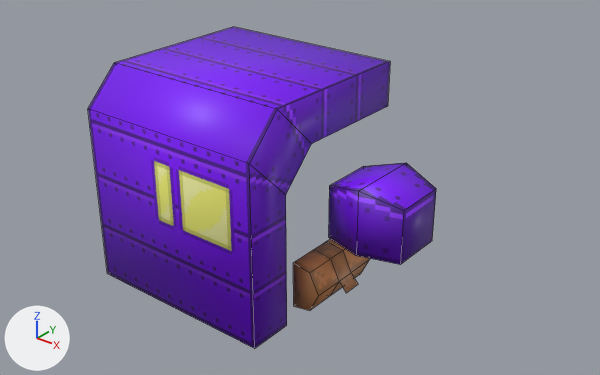
An edit to the Blender file 3D/mechs/upper/mech_upper_001.blend, drawn before and after from the same camera.
Camera for both pictures: a 50 mm camera at (5.92, -6.43, 5.26) aimed at (0.55, 0.27, 1.11). Arrows for +X, +Y and +Z are at lower left; the lights stay in place. Mesh edges are drawn as thin lines.

The scene before the commit, as lines of its bpy script (objects in view):
```python
mat_material = principled_material('Material')
mat_material.texture = img_mech_upper_001_body
me_cube_003 = bpy.data.meshes.new('Cube.003')
me_cube_003.from_pydata(...)  # 38 vertices, 32 faces; spans x -1.17..1.5, y -1.25..1.09, z 0.01..2.52
me_cube_003.polygons.foreach_set('use_smooth', [True] * 32)
me_cube_003.materials.append(mat_material)  # picture img_mech_upper_001_body
me_cube_008 = bpy.data.meshes.new('Cube.008')
me_cube_008.from_pydata(...)  # 12 vertices, 10 faces; spans x 0.336..1.219, y -0.433..0.433, z -0.312..0.407
me_cube_008.polygons.foreach_set('use_smooth', [True] * 10)
me_cube_008.materials.append(mat_material)  # picture img_mech_upper_001_body
me_cube_010 = bpy.data.meshes.new('Cube.010')
me_cube_010.from_pydata(...)  # 94 vertices, 83 faces; spans x -3.74..3.74, y -1.0..1.0, z 0.0..2.25
me_cube_010.polygons.foreach_set('use_smooth', [True] * 83)
me_cube_010.materials.append(mat_material)  # picture img_mech_upper_001_body
ob_mech_upper_001 = bpy.data.objects.new('mech_upper_001', me_cube_010)
ob_mech_upper_001.location = (0.0, 0.0, 0.0)
ob_mech_upper_001.hide_set(True)
ob_mech_upper_001_body = bpy.data.objects.new('mech_upper_001_body', me_cube_003)
ob_mech_upper_001_body.location = (0.0, 0.0, 0.0)
ob_mech_upper_001_shoulder = bpy.data.objects.new('mech_upper_001_shoulder', me_cube_008)
ob_mech_upper_001_shoulder.location = (1.059, 0.0, 1.311)
```
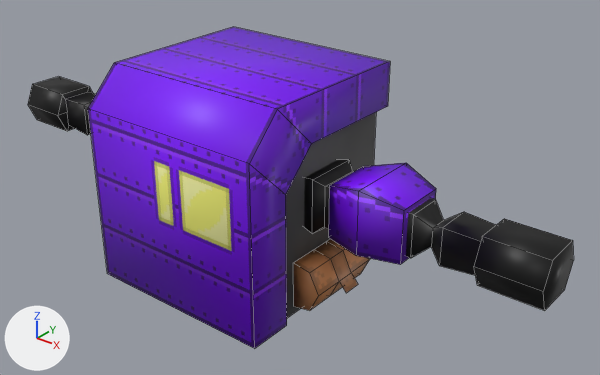
Location of each change, [x1, y1, x2, y2] in pixels of the pictures (600 x 375 px):
'mech_upper_001_body', surface changed: [88, 92, 380, 321] in both
'mech_upper_001', shown (black): after [28, 76, 574, 318]
'mech_upper_001_shoulder', surface changed: [328, 165, 436, 260] in both

The change, as a diff of the scene's bpy script:
```diff
--- a/3D/mechs/upper/mech_upper_001.blend.py
+++ b/3D/mechs/upper/mech_upper_001.blend.py
@@ img_mech_upper_001 @@
+img_mech_upper_001 = load_image('mech_upper_001', 'mech_upper_001.png', 256, 256, 'sRGB')
@@ mat_material @@
 mat_material = principled_material('Material')
-mat_material.texture = img_mech_upper_001_body
+mat_material.texture = img_mech_upper_001
@@ ob_mech_upper_001 @@
 ob_mech_upper_001.location = (0.0, 0.0, 0.0)
-ob_mech_upper_001.hide_set(True)
```
